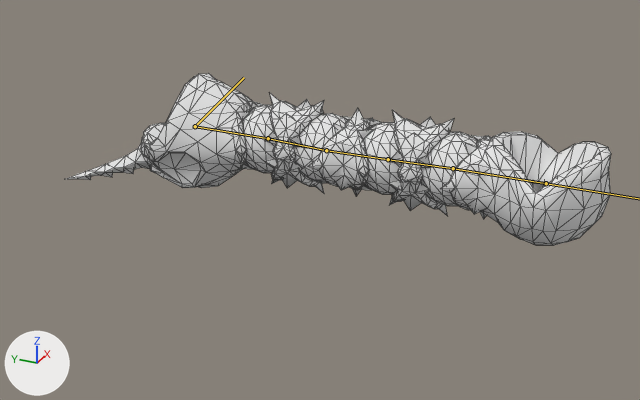
The glTF model Project/area/1 sand oasis/boss/data/model/Tail.gltf: old version first, new version second.
The view is the same before and after, from a camera (50 mm lens) standing at (-17.42, -2.67, 7.38) and looking at (-0.42, 4.98, -1.12). Arrows for +X, +Y and +Z are at lower left; the lights stay in place. The bones that bend it are drawn over the model as lines. Mesh edges are drawn as thin lines.

In view in the first picture: 'TailMesh'.
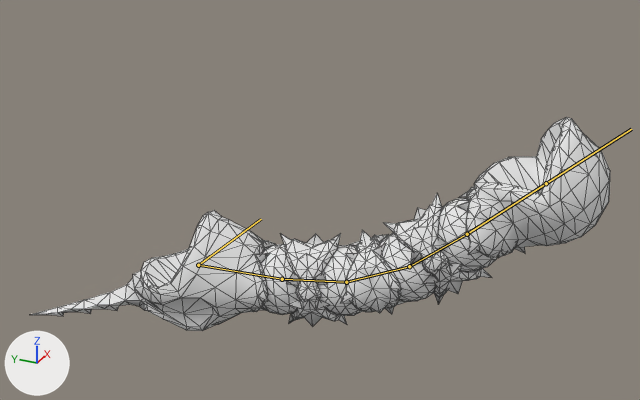
The newer file adds an action. The first version stands in its rest pose; the second is drawn at frame 0 of the action 'l-attack-heavy-loop'.

What the commit changed:
Bone 'tail_01' (bone_tail_01) turns from (0, 0, 0) to (-40, 3, 14) degrees about its own x, y and z.
Bone 'tail_02' (bone_tail_02) turns from (0, 0, 0) to (5, 0, 0) degrees about its own x, y and z.
Bone 'tail_03' (bone_tail_03) turns from (0, 0, 0) to (15, 0, 0) degrees about its own x, y and z.
Bone 'tail_04' (bone_tail_04) turns from (0, 0, 0) to (15, 0, 0) degrees about its own x, y and z.
Bone 'tail_05' (bone_tail_05) turns from (0, 0, 0) to (10, 0, 0) degrees about its own x, y and z.

Where the change shows, as pixel boxes [x1, y1, x2, y2] in the pictures (640 x 400 px):
'TailMesh', posed (6% wider, 24% taller)
    before: [67, 73, 611, 245]
    after: [31, 117, 610, 331]
bone 'tail_01', root to tip
    before: (546, 183) to (453, 168)
    after: (546, 183) to (467, 234)
bone 'tail_02', root to tip
    before: (453, 168) to (388, 159)
    after: (467, 234) to (409, 266)
bone 'tail_03', root to tip
    before: (388, 159) to (326, 150)
    after: (409, 266) to (346, 282)
bone 'tail_04', root to tip
    before: (326, 150) to (268, 138)
    after: (346, 282) to (282, 279)
bone 'tail_05', root to tip
    before: (268, 138) to (195, 126)
    after: (282, 279) to (198, 265)
